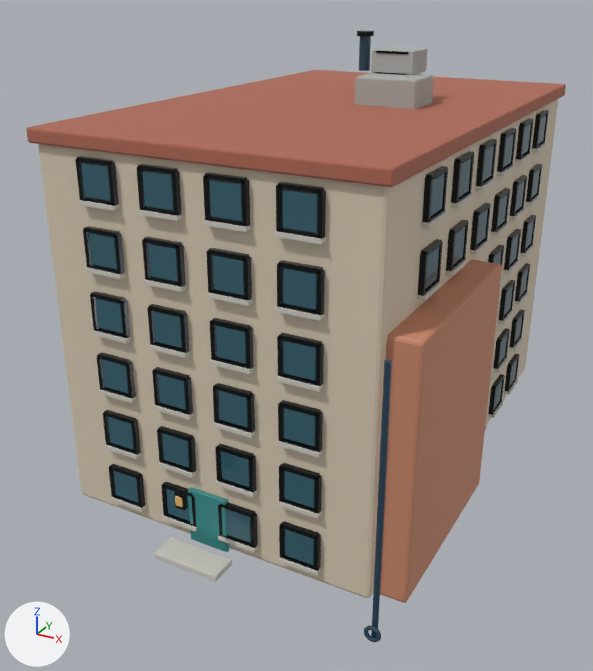
The glTF model assets/models/realistic/RES_MID_2x3_005.glb as it was, and as the next commit left it.
One viewpoint serves both versions: a 50 mm lens placed at (3.63, -7.49, 4.75), pointed at (-0.11, -0.69, 1.35). The lights are fixed; the arrows at lower left show +X, +Y and +Z. The first picture is the older version. Objects named as collision shapes, trigger or cutter boxes, shadow casters or lower levels of detail are left out. Where no turn or scale is listed for an object, it has been applied to the vertices. Vertices at exactly the same position are counted once.

The first picture shows 'RES_MID_2x3_005_Visual'.
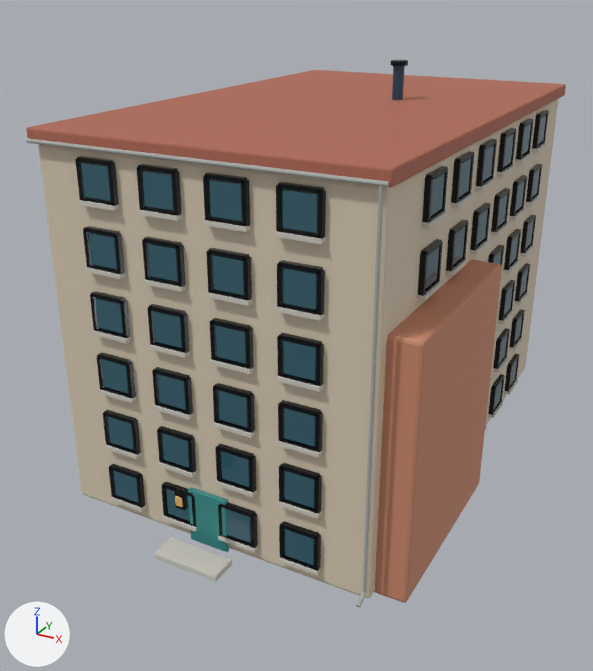
Where the newer file only moved an object's origin or applied its transform, the numbers keep the older frame.

Where the change shows, as pixel boxes (x1, y1, x2, y2) in the pictures (593 x 671 px; the box of a moved part takes in the faces that stretch with it):
'RES_MID_2x3_005_Visual', reshaped (10% shorter): before (26, 31, 566, 642); after (26, 60, 566, 607)
part 1 of me_cube, moved or reshaped: before (357, 31, 374, 36); after (390, 60, 408, 66)
part 2 of me_cube, moved or reshaped: before (359, 36, 371, 71); after (392, 66, 405, 100)
part 3 of me_cube, added: after (26, 138, 389, 187)
part 4 of me_cube, added: after (362, 180, 384, 593)
part 5 of me_cube, added: after (356, 592, 366, 607)
part 6 of me_cube, deleted: before (355, 47, 434, 642)

Patch to the scene script:
```diff
--- a/assets/models/realistic/RES_MID_2x3_005.glb.py
+++ b/assets/models/realistic/RES_MID_2x3_005.glb.py
@@ me_cube @@
 # used by ob_res_mid_2x3_005_visual; location = (0.0, 0.0, 1.74)
-me_cube.from_pydata(...)  # 12472 vertices, 22008 faces; spans x -1.64..1.86, y -2.94..2.57, z -1.74..2.5
+me_cube.from_pydata(...)  # 12136 vertices, 21344 faces; spans x -1.64..1.86, y -2.94..2.57, z -1.74..2.24
+# me_cube part 1: the loose piece of 48 vertices spanning x -0.04..0.13, y 0.36..0.53, z 2.46..2.5 is moved by (0.37, 0.0, -0.26)
+# me_cube part 2: the loose piece of 48 vertices spanning x -0.01..0.1, y 0.39..0.5, z 2.13..2.47 is moved by (0.37, 0.0, -0.26)
+# me_cube part 3: a new loose piece, a 32-sided cylinder along x spanning x -1.6..1.6, y -2.58..-2.544, z 1.747..1.783, in mat_focus_real_concrete (grey #adafac)
+# me_cube part 4: a new loose piece, a 16-sided cylinder along z spanning x 1.534..1.566, y -2.578..-2.546, z -1.61..1.783, in mat_focus_real_concrete (grey #adafac)
+# me_cube part 5: a new loose piece of 32 vertices spanning x 1.53..1.57, y -2.68..-2.55, z -1.69..-1.59, in mat_focus_real_concrete (grey #adafac)
+# me_cube part 6: 6 loose pieces with 464 vertices, spanning x 0.19..1.85, y -2.92..0.63, z -1.74..2.35, are deleted
 me_cube.materials.append(mat_focus_real_cream)
```
